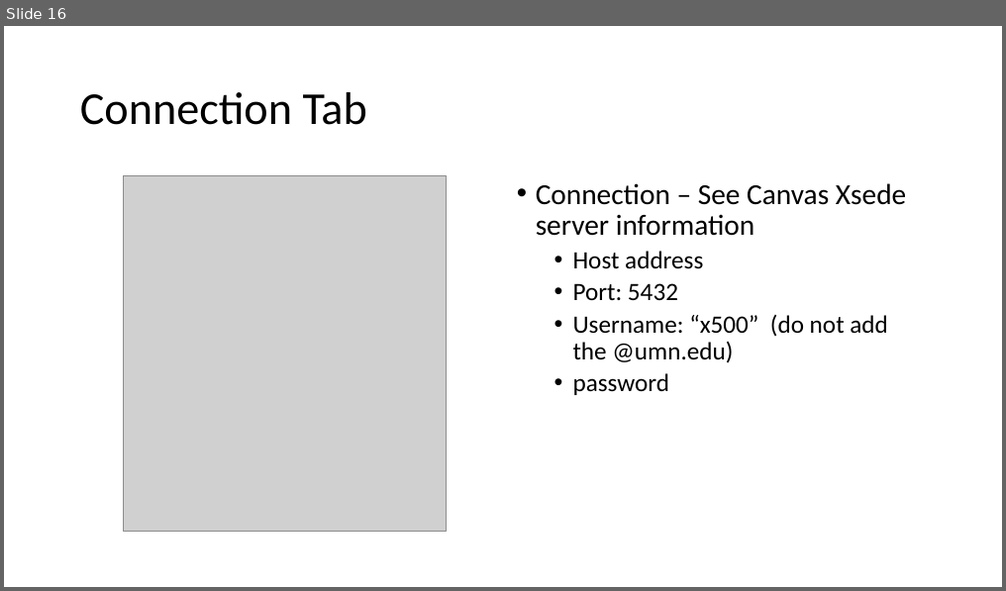
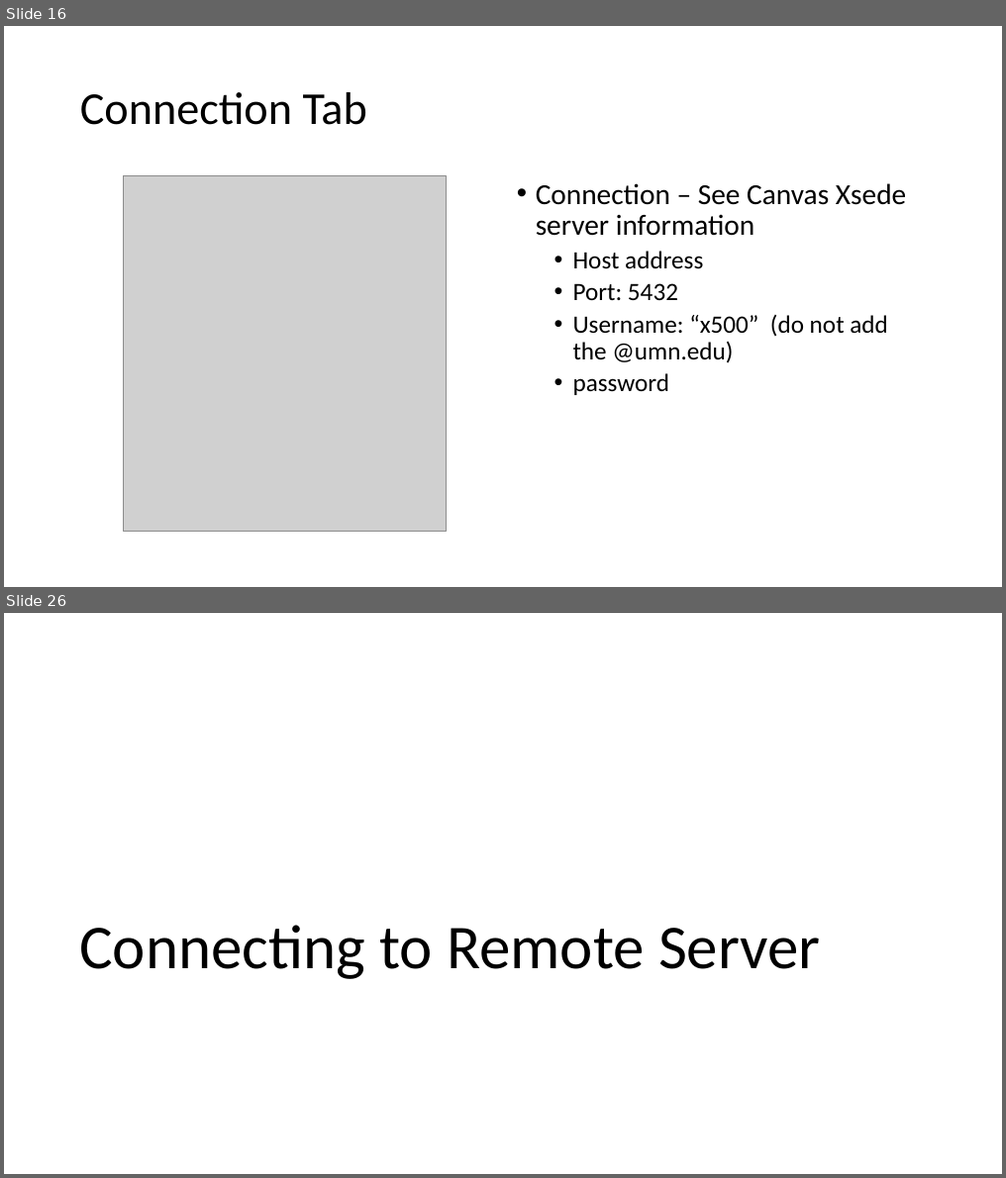
Before and after one commit to MGIS-UMN/GIS5577_week1, a slide deck: Installing Database Clients.odp. Shown one above the other, each under a label of ours: slide 16 before the commit, slides 16 and 26 after it; the slides between them are not shown. The pictures are 1006x591 and 1006x1178 pixels, drawn with LibreOffice and Linux fonts; fonts in the diff are those of the drawing; grey boxes stand for pictures. Boxes give left, top, right and bottom in pixels: in the first picture for what was removed or moved away, otherwise in the second. Text is boxed around its words. In the diff, an @@ line names an element or a change of style, - is before the commit and + after.

Commit message:
Updated  Database Clients and added a new power point for remote v local computing

```diff
--- a/Installing Database Clients.odp
+++ b/Installing Database Clients.odp
@@ slide 26 added at (4,613,1002,1174), background #FFFFFF @@
@@ title added at (79,925,821,979), 60 pt, text #000000 @@
+Connecting to Remote Server
```
Also in this commit, not shown: 17 other slides added, 1 other file.
